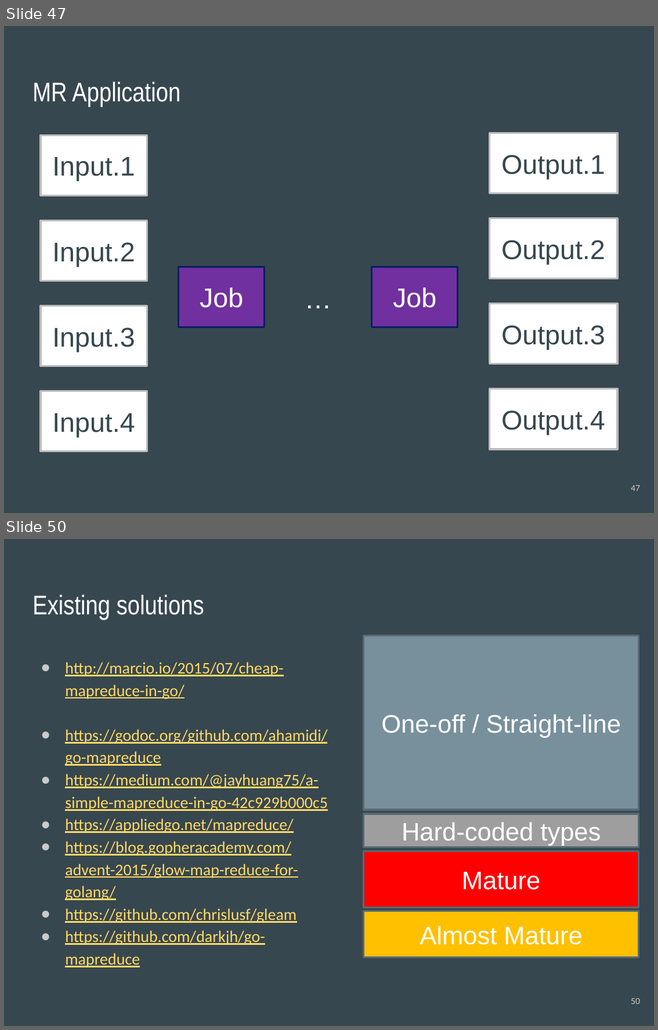
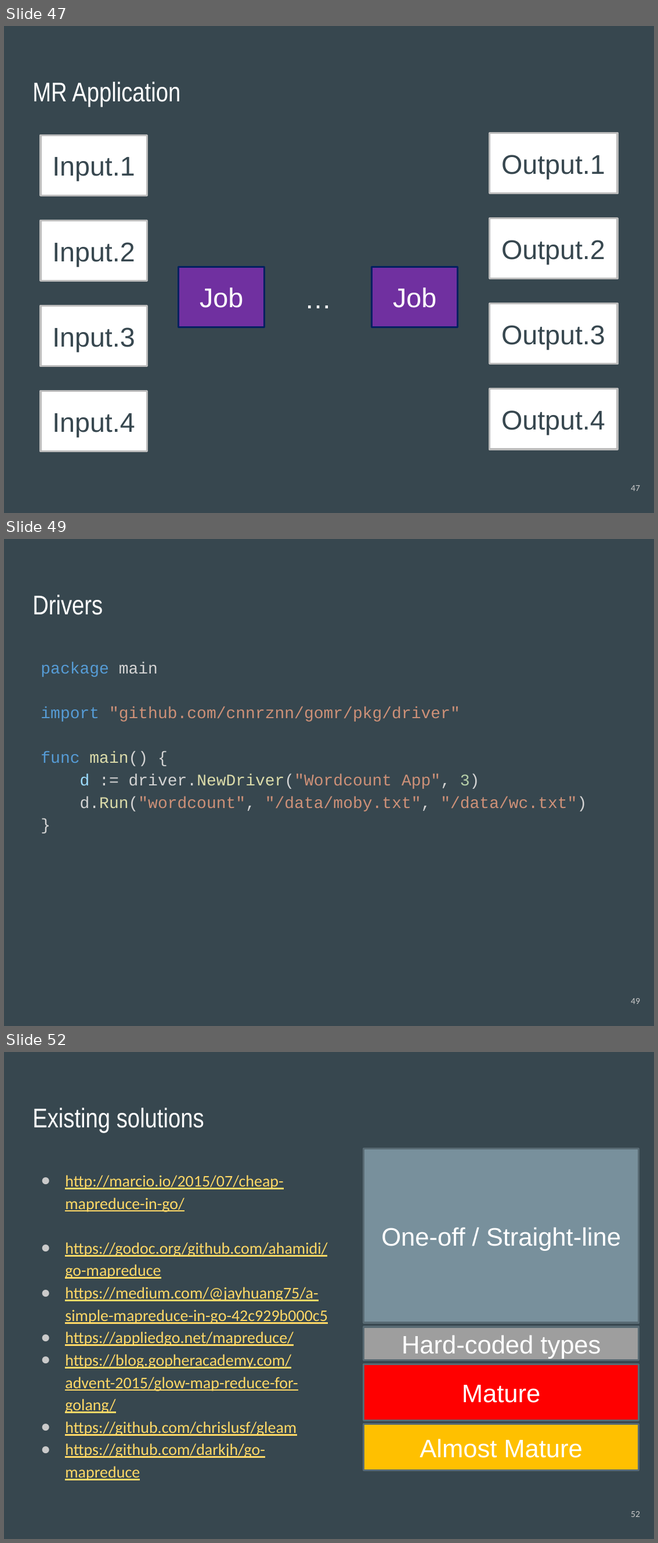
Before and after one commit to cnnrznn/cnnrznn.github.io, a slide deck: files/GoMR/slides-distributed.pptx. Shown one above the other, each under a label of ours: slides 47 and 50 before the commit, slides 47, 49 and 52 after it; the slides between them are not shown. The pictures are 658x1030 and 658x1543 pixels, drawn with LibreOffice and Linux fonts; fonts in the diff are those of the drawing. Boxes give left, top, right and bottom in pixels: in the first picture for what was removed or moved away, otherwise in the second. Text is boxed around its words. In the diff, an @@ line names an element or a change of style, - is before the commit and + after.

```diff
--- a/files/GoMR/slides-distributed.pptx
+++ b/files/GoMR/slides-distributed.pptx
@@ slide 49 added at (4, 539, 654, 1026), background #37474F @@
@@ title added at (32, 595, 103, 615), 30 pt, text #FFFFFF @@
+Drivers
@@ text added at (41, 662, 586, 812), 18 pt, text #CE9178 @@
+package main
+import "github.com/cnnrznn/gomr/pkg/driver"
+func main() {
+d := driver.NewDriver("Wordcount App", 3)
+d.Run("wordcount", "/data/moby.txt", "/data/wc.txt")
+}
@@ page number added at (630, 998, 640, 1004), 10 pt, text #CACACA @@
+49
@@ what was slide 50 is now slide 52 @@
@@ page number at (630, 1511, 640, 1517): text changed @@
-50
+52
```
Also in this commit, not shown: 6 slides changed, 1 other slide added.
